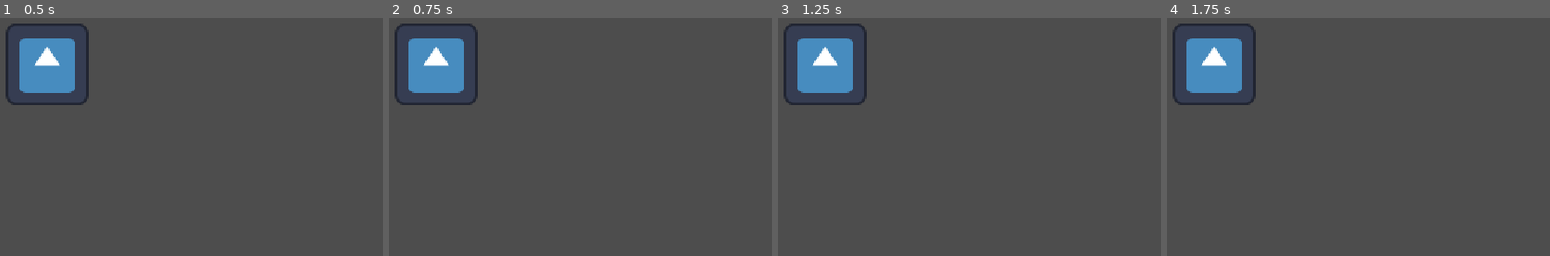
Above: before the commit, frames 1-4 (left to right).
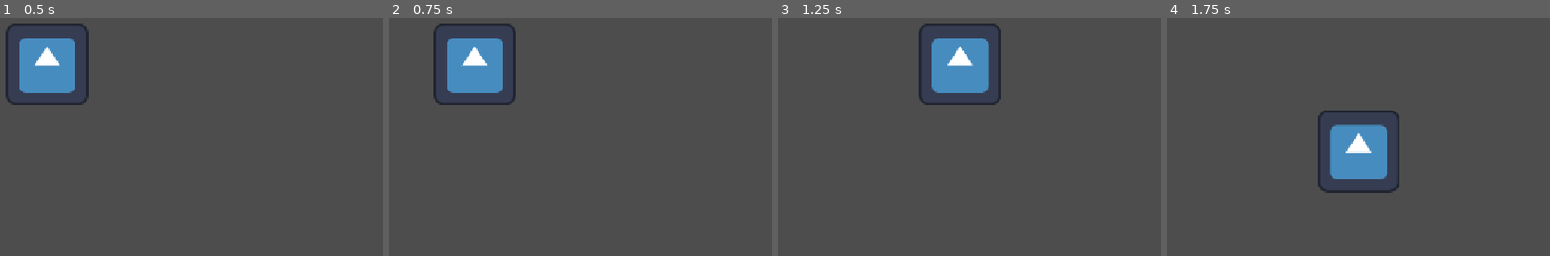
Above: after the commit, the same moments.

Repository: akr0407/LearnGame1-DodgeTheEnemies
Game: Godot game, scene res://scenes/main.tscn
Two runs of this game, one before a commit and one after it. Both use one fixed random seed, a clock stepped at 60 frames per second and the inputs below. The project has no main scene, so this scene is started directly. The engine's default icon, where the game draws it, is replaced by a stand-in: a white triangle on a blue panel in a dark square.
Inputs:
- Up to frame 1 (0.5 s): no input
- Up to frame 2 (0.75 s): tap Enter at 0.5 s; hold D (move_right, bound only after the commit) from 0.53 s (still down)
- Up to frame 3 (1.25 s): keep holding D (move_right, bound only after the commit)
- Up to frame 4 (1.75 s): release D (move_right, bound only after the commit) at 1.28 s; hold S (move_down, bound only after the commit) from 1.28 s (still down)

Frame 1 is identical in both runs. In frame 2, 5.8% of the frame differs, in the area x 1-34%, y 2-37%; in frame 3, 8.6%; in frame 4, 8.6%, in the area x 1-61%, y 2-74%.

Commit message:
Add player movement and input action

Diff:
--- a/project.godot
+++ b/project.godot
@@ -19,6 +19,29 @@
 window/stretch/mode="canvas_items"
 window/stretch/aspect="expand"
 
+[input]
+
+move_left={
+"deadzone": 0.2,
+"events": [Object(InputEventKey,"resource_local_to_scene":false,"resource_name":"","device":-1,"window_id":0,"alt_pressed":false,"shift_pressed":false,"ctrl_pressed":false,"meta_pressed":false,"pressed":false,"keycode":0,"physical_keycode":65,"key_label":0,"unicode":97,"location":0,"echo":false,"script":null)
+]
+}
+move_right={
+"deadzone": 0.2,
+"events": [Object(InputEventKey,"resource_local_to_scene":false,"resource_name":"","device":-1,"window_id":0,"alt_pressed":false,"shift_pressed":false,"ctrl_pressed":false,"meta_pressed":false,"pressed":false,"keycode":0,"physical_keycode":68,"key_label":0,"unicode":100,"location":0,"echo":false,"script":null)
+]
+}
+move_up={
+"deadzone": 0.2,
+"events": [Object(InputEventKey,"resource_local_to_scene":false,"resource_name":"","device":-1,"window_id":0,"alt_pressed":false,"shift_pressed":false,"ctrl_pressed":false,"meta_pressed":false,"pressed":false,"keycode":0,"physical_keycode":87,"key_label":0,"unicode":119,"location":0,"echo":false,"script":null)
+]
+}
+move_down={
+"deadzone": 0.2,
+"events": [Object(InputEventKey,"resource_local_to_scene":false,"resource_name":"","device":-1,"window_id":0,"alt_pressed":false,"shift_pressed":false,"ctrl_pressed":false,"meta_pressed":false,"pressed":false,"keycode":0,"physical_keycode":83,"key_label":0,"unicode":115,"location":0,"echo":false,"script":null)
+]
+}
+
 [physics]
 
 3d/physics_engine="Jolt Physics"
--- a/scenes/player.tscn
+++ b/scenes/player.tscn
@@ -1,12 +1,14 @@
 [gd_scene format=3 uid="uid://ew6wwfqbhjy3"]
 
 [ext_resource type="Texture2D" uid="uid://cwxc6lgh4spp" path="res://icon.svg" id="1_3vyb7"]
+[ext_resource type="Script" uid="uid://ccmrh4md0x0s" path="res://scripts/player.gd" id="1_g2els"]
 
 [sub_resource type="RectangleShape2D" id="RectangleShape2D_hs3mr"]
 size = Vector2(130, 130)
 
 [node name="Player" type="CharacterBody2D" unique_id=731717942]
 position = Vector2(576, 324)
+script = ExtResource("1_g2els")
 
 [node name="CollisionShape2D" type="CollisionShape2D" parent="." unique_id=646834994]
 shape = SubResource("RectangleShape2D_hs3mr")
--- /dev/null
+++ b/scripts/player.gd
@@ -0,0 +1,11 @@
+extends CharacterBody2D
+
+
+const SPEED = 300.0
+
+
+func _physics_process(delta: float) -> void:
+	var direction = Input.get_vector("move_left", "move_right", "move_up", "move_down")
+
+	velocity = direction * SPEED
+	move_and_slide()
Not shown, added: scripts/player.gd.uid
